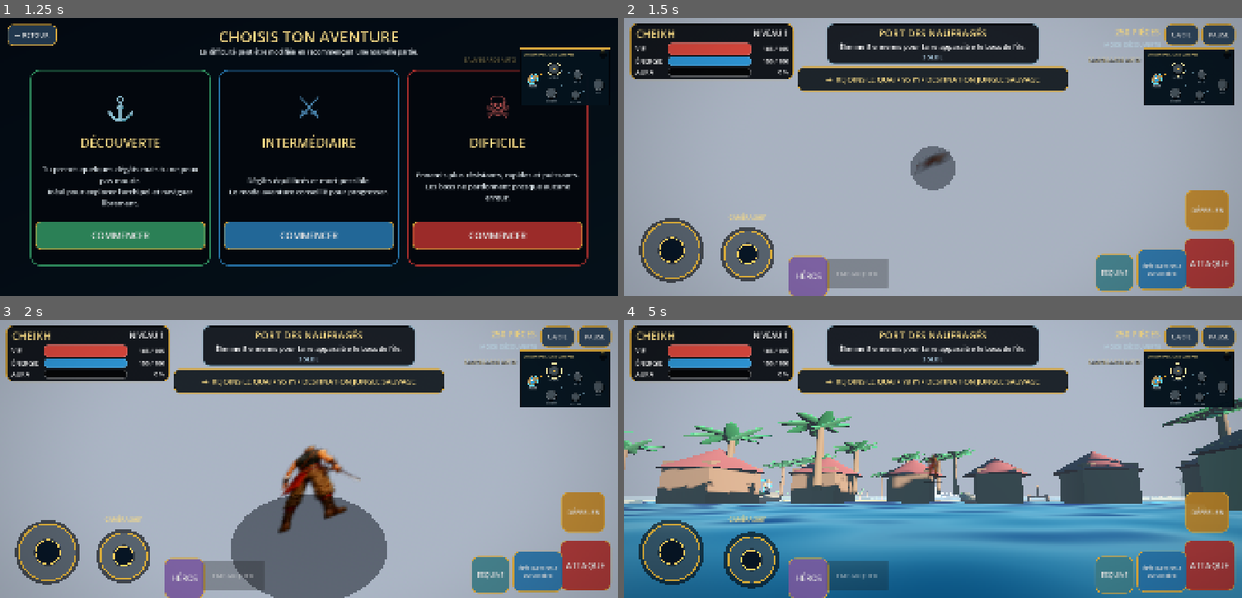
Above: before the commit, frames 1-4 (two rows, left to right).
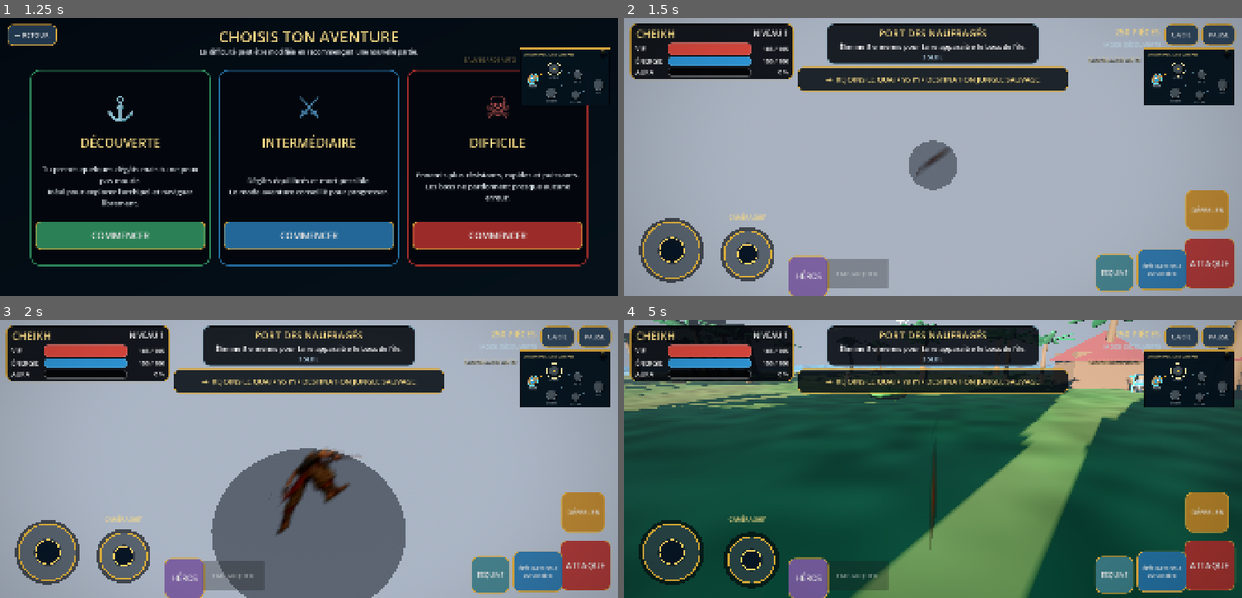
Above: after the commit, the same moments.

Repository: Chasmet/Chk-pirate-warrior-
Game: Godot game, scene res://scenes/main.tscn
Two runs of this game, one before a commit and one after it. Both use one fixed random seed, a clock stepped at 60 frames per second and the inputs below.
Inputs (mouse positions are in pixels of both pictures, inside the frame that each line leads up to):
- Up to frame 1 (1.25 s): click (123, 84) at 0.52 s
- Up to frame 2 (1.5 s): click "COMMENCER" at 1.25 s
- Up to frame 3 (2 s): no input
- Up to frame 4 (5 s): drag from (1038, 495) to (994, 397) at 2.02 s; drag from (673, 553) to (902, 514) at 2.77 s; move the mouse to (753, 559) at 3.52 s; hold D (move_right) 3.53-4.25 s; tap Shift (dodge) at 3.6 s; click (753, 559) at 3.67 s; drag from (902, 514) to (747, 417) at 4.27 s

Frame 1 is identical in both runs. In frame 2, 0.3% of the frame differs, in the area x 46-54%, y 43-62%; in frame 3, 6.6%; in frame 4, 72%, in the area x 0-100%, y 0-100%.

Commit message:
fix: rapprocher et sécuriser la caméra troisième personne

Diff:
--- a/godot/scripts/third_person_camera_guard.gd
+++ b/godot/scripts/third_person_camera_guard.gd
@@ -1,46 +1,37 @@
 extends Node
 
-const LAND_DISTANCE := 6.15
-const BOAT_DISTANCE := 17.8
-const LAND_MIN_HEIGHT := 1.35
-const BOAT_MIN_WORLD_HEIGHT := 3.8
-const BOAT_REAR_QUARTER_BIAS := 0.34
+# Caméra réellement proche pour les héros 2D dans le monde 3D.
+const LAND_DISTANCE := 3.25
+const LAND_RUN_DISTANCE := 3.65
+const BOAT_DISTANCE := 11.5
+const BOAT_RUN_DISTANCE := 13.0
+const BOAT_REAR_QUARTER_BIAS := 0.26
 
 var player: PlayerController
+var was_boat_mode := false
 var player_logged := false
-var land_ready_logged := false
-var boat_ready_logged := false
-var was_boat_mode := false
-var sail_parts: Array[GeometryInstance3D] = []
 
 func _ready() -> void:
 	process_priority = 1700
 	set_process(true)
 
 func _process(delta: float) -> void:
-	_enforce_camera(delta)
-
-func _enforce_camera(delta: float) -> void:
 	if not is_instance_valid(player):
 		player = _find_player_recursive(get_tree().root)
-		land_ready_logged = false
-		boat_ready_logged = false
-		was_boat_mode = false
-		sail_parts.clear()
 		if not is_instance_valid(player):
 			return
 		if not player_logged:
 			player_logged = true
-			print("CHK_CAMERA_GUARD_PLAYER_FOUND name=%s" % player.name)
+			print("CHK_CLOSE_CAMERA_PLAYER_FOUND name=%s" % player.name)
 
 	if not is_instance_valid(player.camera_pivot) or not is_instance_valid(player.camera_arm) or not is_instance_valid(player.camera):
 		return
 
 	player.camera.current = true
 	player.camera.top_level = true
-	player.camera.near = 0.10
+	player.camera.near = 0.05
 	player.camera.far = 1500.0
-	player.camera_arm.collision_mask = 0
+	player.camera_arm.collision_mask = 1
 
 	if player.boat_mode:
 		_update_boat_camera(delta, not was_boat_mode)
@@ -49,77 +40,61 @@
 	was_boat_mode = player.boat_mode
 
 func _update_land_camera(delta: float, snap_now: bool) -> void:
-	var hero_height := float(HeroFactory.HEROES[player.hero_id]["height"])
+	var profile: Dictionary = HeroFactory.HEROES.get(player.hero_id, HeroFactory.HEROES["cheikh"])
+	var hero_height := float(profile["height"])
 	var speed := Vector2(player.velocity.x, player.velocity.z).length()
 	var speed_ratio := clampf(speed / maxf(player._movement_speed(), 0.1), 0.0, 1.0)
-	var look_ahead := Vector3(player.velocity.x, 0.0, player.velocity.z) * 0.035
-	var anchor := player.global_position + Vector3(0.0, hero_height * 0.58 + 0.12, 0.0) + look_ahead
-	var pitch := clampf(player.camera_pitch, -0.50, 0.16)
-	var distance := lerpf(LAND_DISTANCE, LAND_DISTANCE + 0.45, speed_ratio)
-	var horizontal_distance := cos(pitch) * distance
-	var vertical_offset := LAND_MIN_HEIGHT - sin(pitch) * distance
+	var distance := lerpf(LAND_DISTANCE, LAND_RUN_DISTANCE, speed_ratio)
+	var pitch := clampf(player.camera_pitch, -0.38, 0.10)
+	var anchor := player.global_position + Vector3(0.0, hero_height * 0.72, 0.0)
+	anchor += Vector3(player.velocity.x, 0.0, player.velocity.z) * 0.014
+
 	var orbit := Basis(Vector3.UP, player.camera_yaw)
 	var back := orbit.z.normalized()
 	var right := orbit.x.normalized()
-	var desired_position := anchor + back * horizontal_distance + Vector3.UP * vertical_offset + right * 0.48
-	desired_position = _collision_safe_position(anchor, desired_position, 2.75)
+	var horizontal_distance := cos(pitch) * distance
+	var vertical_offset := 0.78 - sin(pitch) * distance
+	var desired_position := anchor + back * horizontal_distance + Vector3.UP * vertical_offset + right * 0.32
+	desired_position.y = maxf(desired_position.y, player.global_position.y + 0.68)
+	desired_position = _collision_safe_position(anchor, desired_position)
+	desired_position.y = maxf(desired_position.y, player.global_position.y + 0.58)
 
-	if snap_now or player.camera.global_position.distance_to(desired_position) > 24.0:
-		player.camera.global_position = desired_position
-	else:
-		player.camera.global_position = player.camera.global_position.lerp(desired_position, 1.0 - exp(-13.5 * delta))
-	player.camera.look_at(anchor + Vector3.UP * 0.10, Vector3.UP)
-	player.camera.fov = lerpf(player.camera.fov, lerpf(59.0, 63.0, speed_ratio), 1.0 - exp(-7.5 * delta))
+	_move_camera(desired_position, delta, snap_now, 14.0)
+	player.camera.look_at(anchor + Vector3.UP * 0.08, Vector3.UP)
+	player.camera.fov = lerpf(player.camera.fov, lerpf(52.0, 56.0, speed_ratio), 1.0 - exp(-8.0 * delta))
 	player.camera_arm.spring_length = distance
-	_force_original_hero_visible(false)
-	_restore_sails()
-
-	var camera_distance := player.camera.global_position.distance_to(player.global_position)
-	if not land_ready_logged and camera_distance > 5.2 and camera_distance < 7.0:
-		land_ready_logged = true
-		print("CHK_TRUE_THIRD_PERSON_READY distance=%.2f orbit360=1" % camera_distance)
+	_force_hero_visible(false)
 
 func _update_boat_camera(delta: float, snap_now: bool) -> void:
-	if sail_parts.is_empty():
-		_cache_sails(player.boat_visual)
-	_restore_sails()
-
+	var speed_ratio := clampf(absf(player.boat_speed) / PlayerController.BOAT_MAX_SPEED, 0.0, 1.0)
+	var distance := lerpf(BOAT_DISTANCE, BOAT_RUN_DISTANCE, speed_ratio)
+	var pitch := clampf(player.camera_pitch, -0.40, -0.08)
 	var velocity_flat := Vector3(player.velocity.x, 0.0, player.velocity.z)
-	var speed_ratio := clampf(absf(player.boat_speed) / PlayerController.BOAT_MAX_SPEED, 0.0, 1.0)
-	var look_ahead := velocity_flat * 0.09
-	var anchor := player.global_position + Vector3(0.0, 2.42, 0.18) + look_ahead
-
-	# Vue arrière trois-quarts par défaut : la voile ne cache plus la route et
-	# le stick caméra conserve une orbite complète autour du navire.
+	var anchor := player.global_position + Vector3(0.0, 2.55, 0.28) + velocity_flat * 0.045
 	var camera_heading := player.camera_yaw + BOAT_REAR_QUARTER_BIAS
-	var pitch := clampf(player.camera_pitch, -0.48, -0.04)
-	var distance := lerpf(BOAT_DISTANCE, BOAT_DISTANCE + 2.2, speed_ratio)
-	var horizontal_distance := cos(pitch) * distance
-	var vertical_offset := 2.80 - sin(pitch) * 3.15 + speed_ratio * 0.40
 	var orbit := Basis(Vector3.UP, camera_heading)
 	var back := orbit.z.normalized()
 	var right := orbit.x.normalized()
-	var shoulder_offset := lerpf(1.45, 1.90, speed_ratio)
-	var desired_position := anchor + back * horizontal_distance + Vector3.UP * vertical_offset + right * shoulder_offset
-	desired_position.y = maxf(desired_position.y, PlayerController.BOAT_WATERLINE + BOAT_MIN_WORLD_HEIGHT)
-	desired_position = _collision_safe_position(anchor, desired_position, 7.5)
-	desired_position.y = maxf(desired_position.y, PlayerController.BOAT_WATERLINE + BOAT_MIN_WORLD_HEIGHT)
+	var horizontal_distance := cos(pitch) * distance
+	var vertical_offset := 2.15 - sin(pitch) * 4.2 + speed_ratio * 0.25
+	var desired_position := anchor + back * horizontal_distance + Vector3.UP * vertical_offset + right * 0.95
+	desired_position.y = maxf(desired_position.y, PlayerController.BOAT_WATERLINE + 2.8)
+	desired_position = _collision_safe_position(anchor, desired_position)
+	desired_position.y = maxf(desired_position.y, PlayerController.BOAT_WATERLINE + 2.6)
 
-	if snap_now or player.camera.global_position.distance_to(desired_position) > 38.0:
+	_move_camera(desired_position, delta, snap_now, 11.0)
+	player.camera.look_at(anchor + velocity_flat * 0.035 + Vector3(0.0, -0.18, -0.35), Vector3.UP)
+	player.camera.fov = lerpf(player.camera.fov, lerpf(56.0, 61.0, speed_ratio), 1.0 - exp(-7.0 * delta))
+	player.camera_arm.spring_length = distance
+	_force_hero_visible(true)
+
+func _move_camera(desired_position: Vector3, delta: float, snap_now: bool, smoothing: float) -> void:
+	if snap_now or player.camera.global_position.distance_to(desired_position) > 16.0:
 		player.camera.global_position = desired_position
 	else:
-		player.camera.global_position = player.camera.global_position.lerp(desired_position, 1.0 - exp(-10.5 * delta))
-	player.camera.look_at(anchor + velocity_flat * 0.07 + Vector3(0.0, -0.18, -0.45), Vector3.UP)
-	player.camera.fov = lerpf(player.camera.fov, lerpf(59.0, 65.0, speed_ratio), 1.0 - exp(-7.0 * delta))
-	player.camera_arm.spring_length = distance
-	_force_original_hero_visible(true)
+		player.camera.global_position = player.camera.global_position.lerp(desired_position, 1.0 - exp(-smoothing * delta))
 
-	var camera_distance := player.camera.global_position.distance_to(player.global_position)
-	if not boat_ready_logged and camera_distance > 14.0:
-		boat_ready_logged = true
-		print("CHK_BOAT_THIRD_PERSON_READY distance=%.2f full_ship=1 pilot_visible=1 rear_quarter=1" % camera_distance)
-
-func _collision_safe_position(anchor: Vector3, desired_position: Vector3, minimum_distance: float) -> Vector3:
+func _collision_safe_position(anchor: Vector3, desired_position: Vector3) -> Vector3:
 	if not is_instance_valid(player) or player.get_world_3d() == null:
 		return desired_position
 	var query := PhysicsRayQueryParameters3D.create(anchor, desired_position)
@@ -131,47 +106,29 @@
 		return desired_position
 	var hit_position: Vector3 = hit.get("position", desired_position)
 	var hit_normal: Vector3 = hit.get("normal", Vector3.UP)
-	var corrected := hit_position + hit_normal * 0.42
-	var offset := corrected - anchor
-	if offset.length() < minimum_distance:
-		corrected = anchor + offset.normalized() * minimum_distance if offset.length_squared() > 0.001 else desired_position
+	var corrected := hit_position + hit_normal * 0.28
+	# On ne repousse jamais la caméra derrière l'obstacle : elle se rapproche
+	# temporairement du héros au lieu de traverser un arbre, un mur ou le sol.
 	return corrected
 
-func _force_original_hero_visible(on_boat: bool) -> void:
+func _force_hero_visible(on_boat: bool) -> void:
 	if not is_instance_valid(player.hero_visual):
 		return
 	player.hero_visual.visible = true
 	if on_boat:
-		player.hero_visual.position = player.hero_visual.position.lerp(Vector3(0.0, 0.72, 0.18), 0.35)
+		player.hero_visual.position = player.hero_visual.position.lerp(Vector3(0.0, 0.72, 1.48), 0.35)
 	var sprite := player.hero_visual.get_node_or_null("RigVisuel/CharacterArt") as Sprite3D
 	if sprite == null:
 		return
-	var profile: Dictionary = HeroFactory.HEROES[player.hero_id]
+	var profile: Dictionary = HeroFactory.HEROES.get(player.hero_id, HeroFactory.HEROES["cheikh"])
 	sprite.visible = true
 	sprite.modulate = Color.WHITE
 	sprite.no_depth_test = false
 	sprite.billboard = BaseMaterial3D.BILLBOARD_FIXED_Y
 	sprite.alpha_cut = SpriteBase3D.ALPHA_CUT_DISCARD
-	sprite.alpha_scissor_threshold = 0.04
+	sprite.alpha_scissor_threshold = 0.055
 	sprite.render_priority = 8
 	sprite.pixel_size = float(profile["pixel_size"])
-
-func _cache_sails(root: Node) -> void:
-	if not is_instance_valid(root):
-		return
-	for child in root.get_children():
-		if child is GeometryInstance3D:
-			var geometry := child as GeometryInstance3D
-			var label := String(geometry.name)
-			if label.contains("Voile") or label.contains("Bande") or label.contains("Emblème") or label.contains("Pavillon"):
-				sail_parts.append(geometry)
-		_cache_sails(child)
-
-func _restore_sails() -> void:
-	for part in sail_parts:
-		if is_instance_valid(part):
-			part.visible = true
-			part.transparency = 0.0
 
 func _find_player_recursive(node: Node) -> PlayerController:
 	if node is PlayerController:
